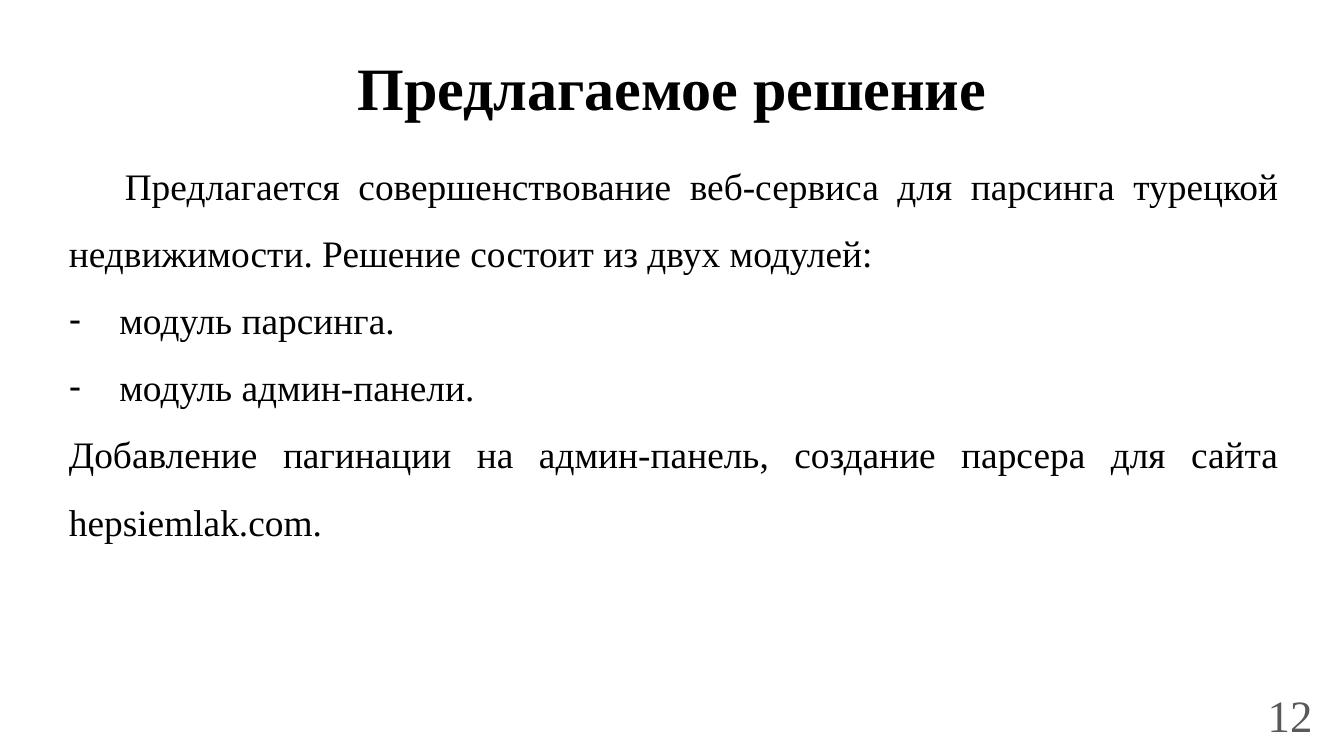
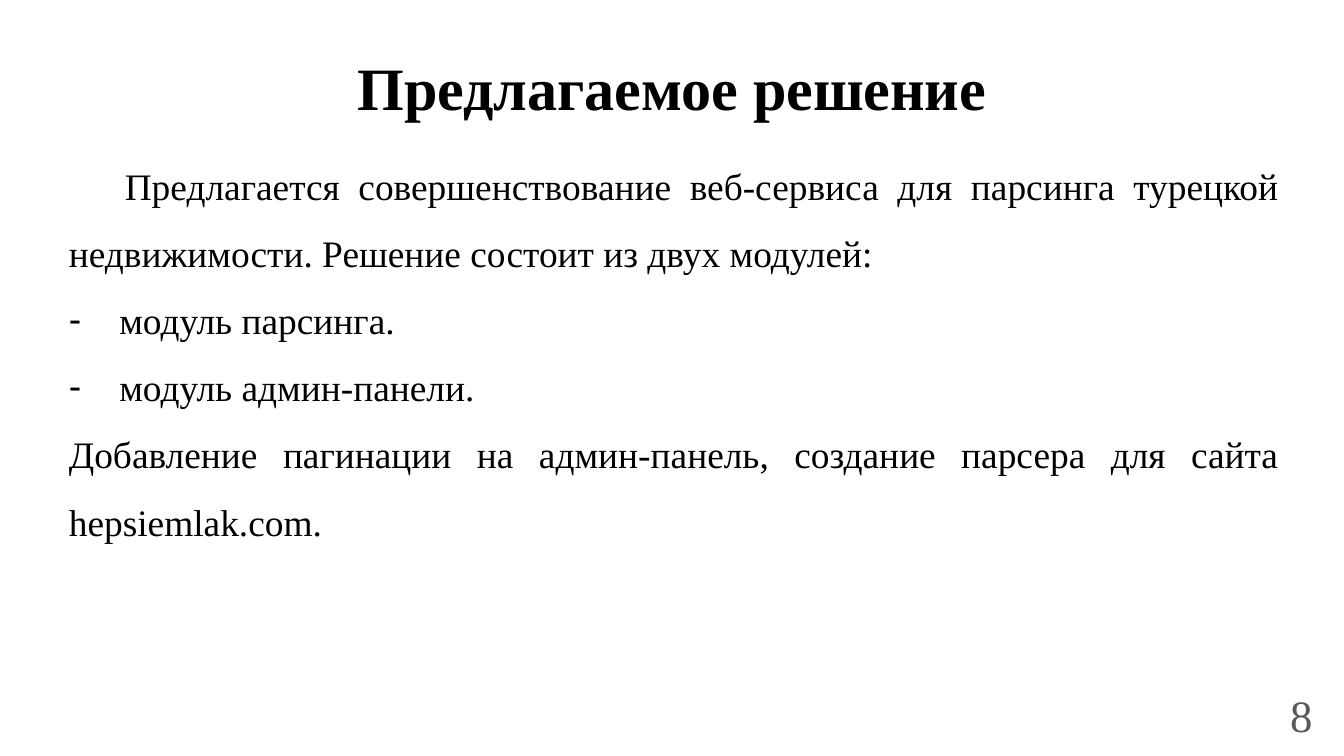
Before and after one commit to OkejoTM/Diploma, a slide deck: slide 8 of Presentation.pptx. Drawn at 1344x756 pixels with LibreOffice and Linux fonts; fonts in the diff are those of the drawing. Boxes give left, top, right and bottom in pixels: in the first picture for what was removed or moved away, otherwise in the second. Text is boxed around its words. In the diff, an @@ line names an element or a change of style, - is before the commit and + after.

```diff
--- a/Presentation.pptx
+++ b/Presentation.pptx
@@ text at (x1=1290, y1=702, x2=1312, y2=733): text changed @@
-12
+8
```
Also in this commit, not shown: 6 other slides changed, 1 other file.
